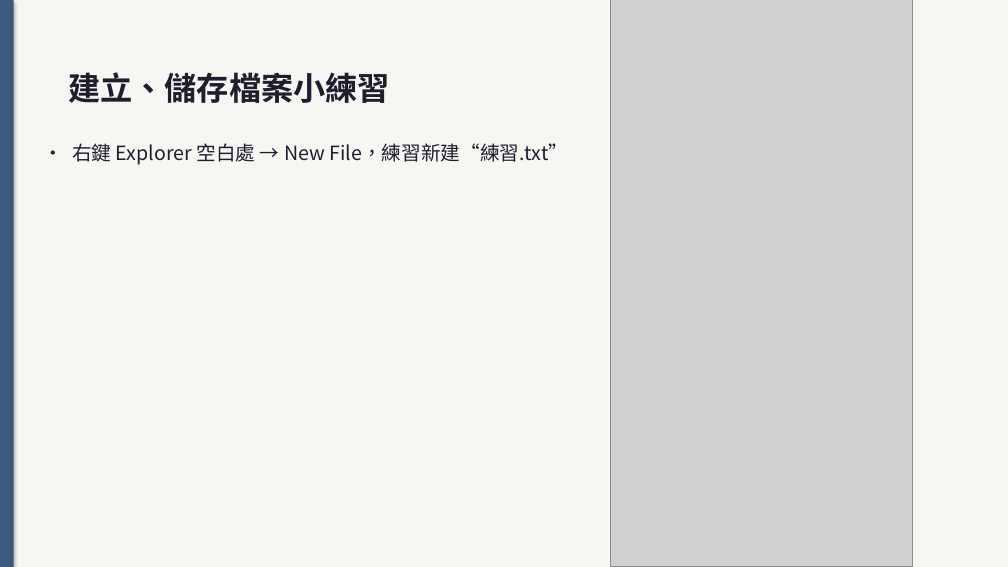
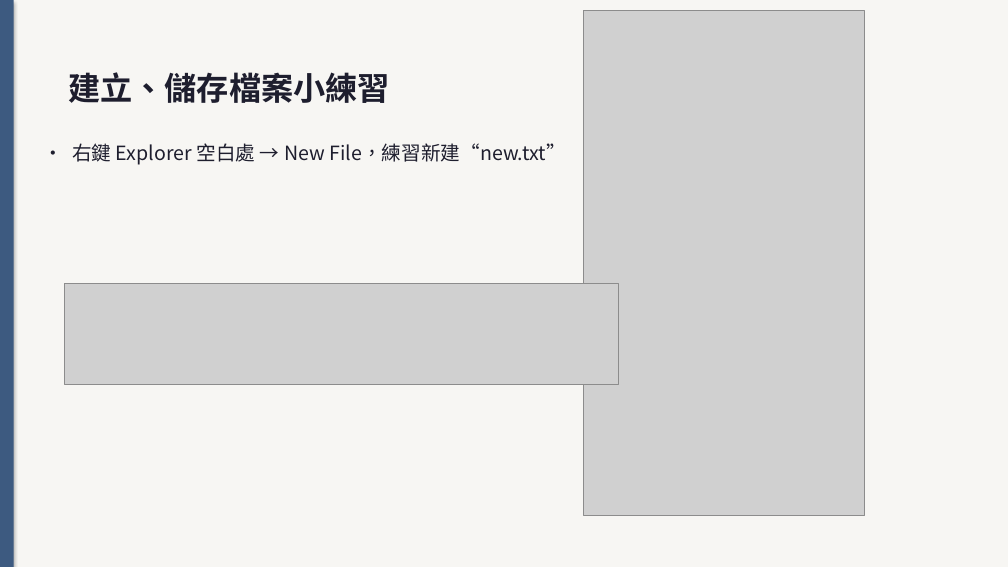
Before and after one commit to bobhsu408/vscode, a slide deck: slide 35 of jo6bj03284504t_6g4a83.pptx (slide 27 before the commit). Drawn at 1008x567 pixels with LibreOffice and Linux fonts; fonts in the diff are those of the drawing; grey boxes stand for pictures. Boxes give left, top, right and bottom in pixels: in the first picture for what was removed or moved away, otherwise in the second. Text is boxed around its words. In the diff, an @@ line names an element or a change of style, - is before the commit and + after.

```diff
--- a/jo6bj03284504t_6g4a83.pptx
+++ b/jo6bj03284504t_6g4a83.pptx
@@ picture: place and size @@
-picture at box(611, 0, 913, 567)
+picture at box(584, 11, 864, 516)
@@ text at box(72, 143, 565, 165): text changed @@
-• 右鍵 Explorer 空白處 → New File，練習新建“練習.txt”
+• 右鍵 Explorer 空白處 → New File，練習新建“new.txt”
@@ picture added at box(65, 283, 619, 384) @@
```
Also in this commit, not shown: 39 other slides changed, 23 slides added, 9 slides removed, 11 other files.
